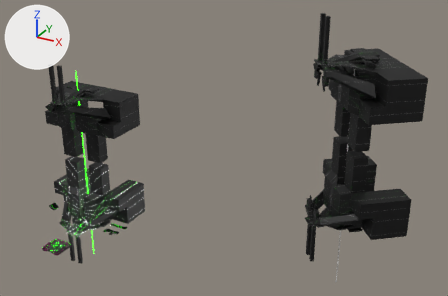
What one commit did to the glTF model public/assets/Level1.glb.
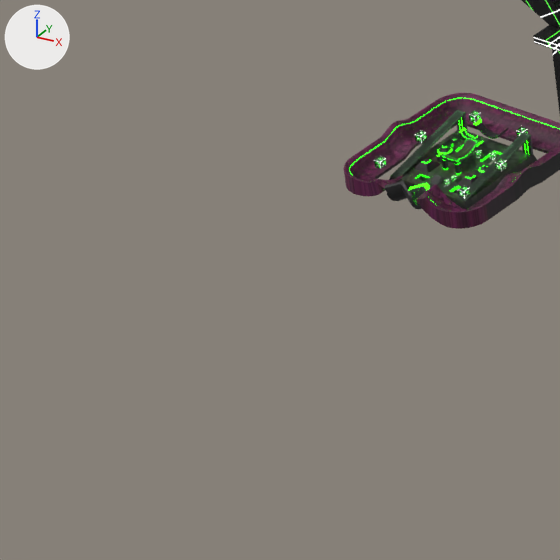
Old and new are each drawn whole from a 50 mm lens placed at (1665.0, -1590.0, 1412.0), pointed at (646.0, 262.0, 486.0) and again close up on the part from 0% to 15% of the width and 77% to 100% of the height. The axes (+X, +Y, +Z) are drawn at upper left. The lights are the same throughout.

Before the edit, the objects in view are built like this:
```python
me_cube_006 = bpy.data.meshes.new('Cube.006')
me_cube_006.from_pydata(...)  # 100 vertices, 212 faces; spans x -26.1..26.1, y -26.0..26.1, z -4.0..0.0
# faces by material slot: [180, 32]
me_cube_006.materials.append(mat_material_002)
me_cube_006.materials.append(mat_material_003)
me_cube_009 = bpy.data.meshes.new('Cube.009')
me_cube_009.from_pydata(...)  # 317 vertices, 634 faces; spans x -192.0..169.0, y 98.0..391.0, z -141.0..291.0
# faces by material slot: [624, 10]
me_cube_009.materials.append(mat_material_007)
me_cube_009.materials.append(mat_material_004)  # green #26e700
me_cube_093 = bpy.data.meshes.new('Cube.093')
me_cube_093.from_pydata(...)  # 620 vertices, 1217 faces; spans x -44.9..-30.5, y -44.9..30.5, z -1.5..11.4
# faces by material slot: [1165, 52]
me_cube_093.materials.append(mat_material_002)
me_cube_093.materials.append(mat_material_003)
ob_col_cube_coll_005 = bpy.data.objects.new('Col_Cube_coll.005', me_cube_006)
ob_col_cube_coll_005.location = (0.0, 0.0, 0.0)
ob_col_cube_coll_019 = bpy.data.objects.new('Col_Cube_coll.019', me_cube_009)
ob_col_cube_coll_019.location = (0.0, 0.0, 0.0)
ob_col_cube_coll_051 = bpy.data.objects.new('Col_Cube_coll.051', me_cube_093)
ob_col_cube_coll_051.location = (0.0, 0.0, 0.0)
# also in view: 'Col_Cube_coll.049' at (-7.0, 38.0, 3.0); 'Col_Cube_coll.009' at (-22.0, 0.0, 6.0); 'Col_Cube_coll.026' at (38.0, 7.0, 5.0); 'Col_Cube_coll.008' at (22.0, 0.0, 6.0); 'Col_Cube_coll.045' at (7.0, -38.0, 5.0)
```
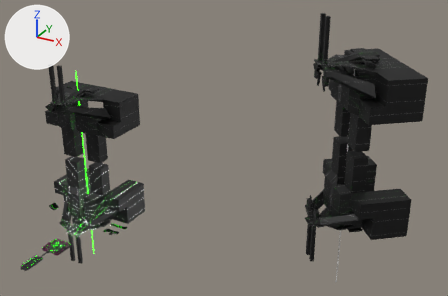
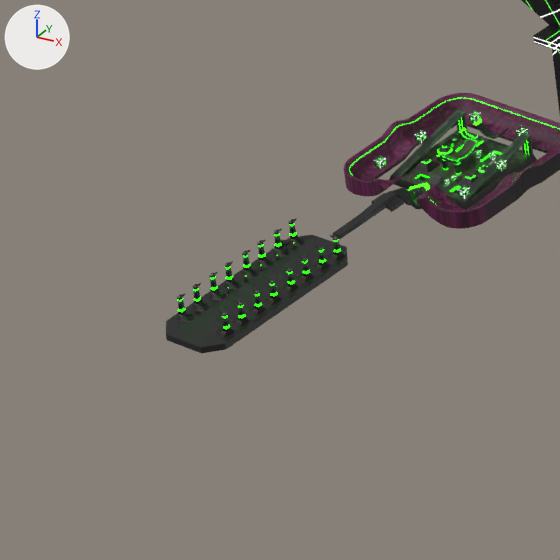
The change, as a list of edits to the scene's bpy script:
```text
Add mat_material_010:
    mat_material_010 = bpy.data.materials.new('Material.010')
    # uses the picture img_pillartex
Add ob_pillar_016:
    ob_pillar_016 = bpy.data.objects.new('Pillar.016', me_cube_064)  # 121 vertices, 238 faces; spans x -14.71..-7.2, y -106.15..-99.82, z 9.73..23.16; in mat_material_011 (green #26e700)
    ob_pillar_016.location = (0.0, 0.0, 0.0)
Add ob_pillar_015:
    ob_pillar_015 = bpy.data.objects.new('Pillar.015', me_cube_062)  # 121 vertices, 238 faces; spans x -14.71..-7.2, y -116.31..-109.97, z 9.73..23.16; in mat_material_011 (green #26e700)
    ob_pillar_015.location = (0.0, 0.0, 0.0)
Add ob_pillar_014:
    ob_pillar_014 = bpy.data.objects.new('Pillar.014', me_cube_056)  # 121 vertices, 238 faces; spans x -14.71..-7.2, y -127.25..-120.91, z 9.73..23.16; in mat_material_011 (green #26e700)
    ob_pillar_014.location = (0.0, 0.0, 0.0)
Add ob_pillar_013:
    ob_pillar_013 = bpy.data.objects.new('Pillar.013', me_cube_055)  # 121 vertices, 238 faces; spans x -14.71..-7.2, y -137.4..-131.07, z 9.73..23.16; in mat_material_011 (green #26e700)
    ob_pillar_013.location = (0.0, 0.0, 0.0)
Add ob_pillar_012:
    ob_pillar_012 = bpy.data.objects.new('Pillar.012', me_cube_054)  # 121 vertices, 238 faces; spans x -14.71..-7.2, y -148.97..-142.64, z 9.73..23.16; in mat_material_011 (green #26e700)
    ob_pillar_012.location = (0.0, 0.0, 0.0)
Add ob_pillar_011:
    ob_pillar_011 = bpy.data.objects.new('Pillar.011', me_cube_053)  # 121 vertices, 238 faces; spans x -14.71..-7.2, y -159.13..-152.79, z 9.73..23.16; in mat_material_011 (green #26e700)
    ob_pillar_011.location = (0.0, 0.0, 0.0)
Add ob_pillar_010:
    ob_pillar_010 = bpy.data.objects.new('Pillar.010', me_cube_051)  # 121 vertices, 238 faces; spans x -14.71..-7.2, y -170.07..-163.74, z 9.73..23.16; in mat_material_011 (green #26e700)
    ob_pillar_010.location = (0.0, 0.0, 0.0)
Add ob_pillar_009:
    ob_pillar_009 = bpy.data.objects.new('Pillar.009', me_cube_050)  # 121 vertices, 238 faces; spans x -14.71..-7.2, y -180.23..-173.89, z 9.73..23.16; in mat_material_011 (green #26e700)
    ob_pillar_009.location = (0.0, 0.0, 0.0)
Add ob_pillar_008:
    ob_pillar_008 = bpy.data.objects.new('Pillar.008', me_cube_049)  # 121 vertices, 238 faces; spans x 9.84..17.35, y -180.25..-173.92, z 9.73..23.16; in mat_material_011 (green #26e700)
    ob_pillar_008.location = (0.0, 0.0, 0.0)
Add ob_pillar_007:
    ob_pillar_007 = bpy.data.objects.new('Pillar.007', me_cube_048)  # 121 vertices, 238 faces; spans x 9.84..17.35, y -170.1..-163.76, z 9.73..23.16; in mat_material_011 (green #26e700)
    ob_pillar_007.location = (0.0, 0.0, 0.0)
Add ob_pillar_006:
    ob_pillar_006 = bpy.data.objects.new('Pillar.006', me_cube_047)  # 121 vertices, 238 faces; spans x 9.84..17.35, y -159.16..-152.82, z 9.73..23.16; in mat_material_011 (green #26e700)
    ob_pillar_006.location = (0.0, 0.0, 0.0)
Add ob_pillar_005:
    ob_pillar_005 = bpy.data.objects.new('Pillar.005', me_cube_042)  # 121 vertices, 238 faces; spans x 9.84..17.35, y -149.0..-142.67, z 9.73..23.16; in mat_material_011 (green #26e700)
    ob_pillar_005.location = (0.0, 0.0, 0.0)
Add ob_pillar_004:
    ob_pillar_004 = bpy.data.objects.new('Pillar.004', me_cube_041)  # 121 vertices, 238 faces; spans x 9.84..17.35, y -137.43..-131.09, z 9.73..23.16; in mat_material_011 (green #26e700)
    ob_pillar_004.location = (0.0, 0.0, 0.0)
Add ob_pillar_003:
    ob_pillar_003 = bpy.data.objects.new('Pillar.003', me_cube_040)  # 121 vertices, 238 faces; spans x 9.84..17.35, y -127.27..-120.94, z 9.73..23.16; in mat_material_011 (green #26e700)
    ob_pillar_003.location = (0.0, 0.0, 0.0)
Add ob_pillar_002:
    ob_pillar_002 = bpy.data.objects.new('Pillar.002', me_cube_039)  # 121 vertices, 238 faces; spans x 9.84..17.35, y -116.33..-110.0, z 9.73..23.16; in mat_material_011 (green #26e700)
    ob_pillar_002.location = (0.0, 0.0, 0.0)
Add ob_pillar_001:
    ob_pillar_001 = bpy.data.objects.new('Pillar.001', me_cube_012)  # 121 vertices, 238 faces; spans x 9.84..17.35, y -106.18..-99.84, z 9.73..23.16; in mat_material_011 (green #26e700)
    ob_pillar_001.location = (0.0, 0.0, 0.0)
Add ob_cube:
    ob_cube = bpy.data.objects.new('Cube', me_cube_010)  # 32 vertices, 60 faces; spans x -17.7..21.0, y -191.7..-94.4, z 5.0..9.7; in mat_material_005 (black #1d1d1d)
    ob_cube.location = (0.0, 0.0, 0.0)
Add ob_col_cubebridge:
    ob_col_cubebridge = bpy.data.objects.new('Col_CubeBridge', me_cube_002)  # 34 vertices, 64 faces; spans x -5.4..8.0, y -89.4..-49.2, z 7.4..12.1; in mat_material_005 (black #1d1d1d)
    ob_col_cubebridge.location = (0.0, 0.0, 0.0)
```

Location of each change, [x1, y1, x2, y2] in pixels of the close-ups (560 x 560 px):
'Cube', added (black)
    after: [166, 235, 348, 353]
'Col_CubeBridge', added (black)
    after: [332, 191, 404, 239]
'Pillar.009', added
    after: [177, 293, 194, 322]
'Pillar.011', added
    after: [209, 272, 227, 300]
'Pillar.010', added
    after: [192, 283, 210, 311]
'Pillar.012', added
    after: [224, 261, 242, 289]
'Pillar.013', added
    after: [242, 250, 259, 278]
'Pillar.014', added
    after: [257, 240, 274, 267]
'Pillar.015', added
    after: [273, 229, 290, 256]
'Pillar.007', added
    after: [232, 297, 250, 327]
'Pillar.016', added
    after: [288, 219, 305, 246]
'Pillar.006', added
    after: [248, 287, 266, 315]
'Pillar.005', added
    after: [264, 275, 281, 305]
'Pillar.008', added
    after: [216, 309, 234, 338]
'Pillar.001', added
    after: [327, 233, 345, 261]
'Pillar.002', added
    after: [312, 243, 329, 271]
'Pillar.003', added
    after: [296, 254, 314, 282]
'Pillar.004', added
    after: [281, 265, 299, 293]
